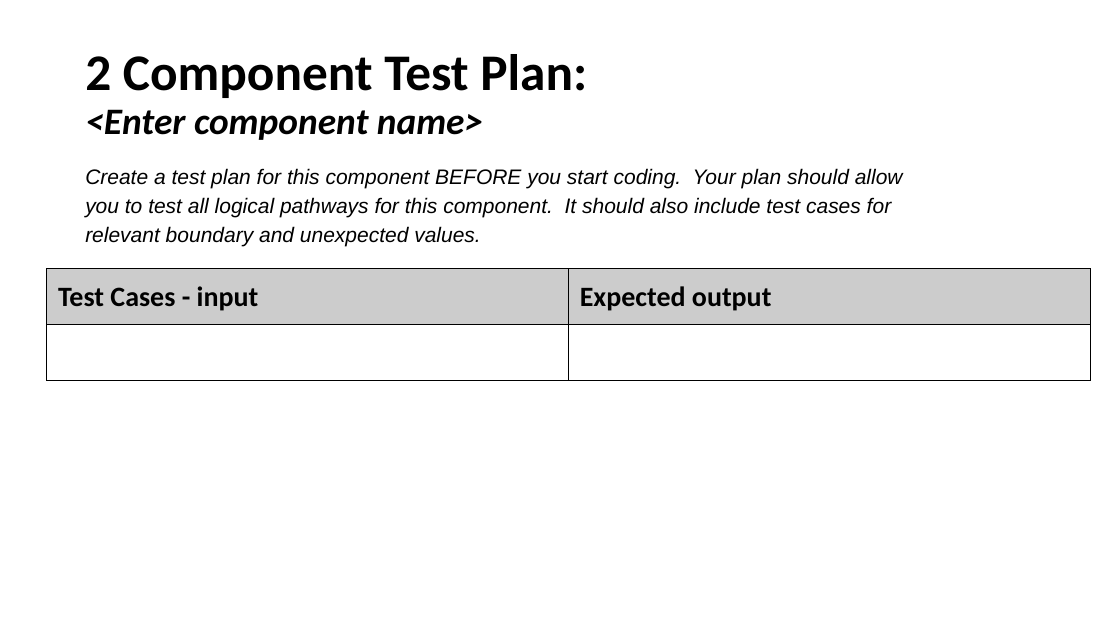
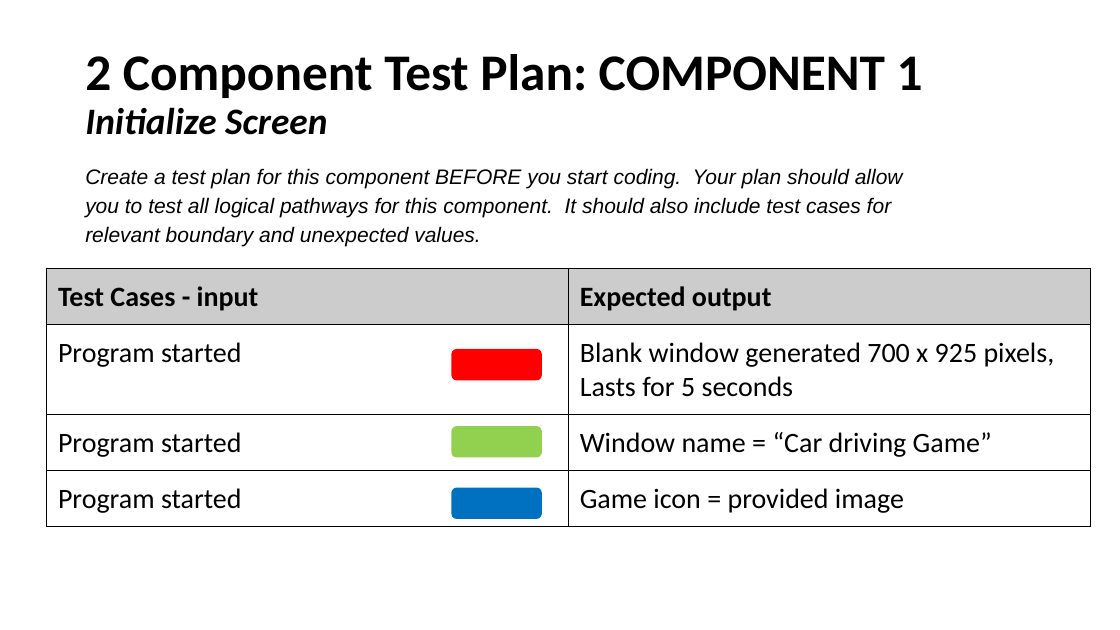
Before and after one commit to SmitieC/Assessment, a slide deck: slide 14 of 3.7 and 3.8 Documentation Template (1).pptx (slide 12 before the commit). Drawn at 1120x630 pixels with LibreOffice and Linux fonts; fonts in the diff are those of the drawing. Boxes give left, top, right and bottom in pixels: in the first picture for what was removed or moved away, otherwise in the second. Text is boxed around its words. In the diff, an @@ line names an element or a change of style, - is before the commit and + after.

```diff
--- a/3.7 and 3.8 Documentation Template (1).pptx
+++ b/3.7 and 3.8 Documentation Template (1).pptx
@@ title at [85, 54, 923, 135]: text changed; size 32 to 44 pt; italic off @@
-2 Component Test Plan:
-<Enter component name>
+2 Component Test Plan: COMPONENT 1
+Initialize Screen
@@ table at [47, 269, 1091, 527] @@
-row 2:  | 
+row 2: Program started | Blank window generated 700 x 925 pixels, / Lasts for 5 seconds
+row 3: Program started | Window name = “Car driving Game”
+row 4: Program started | Game icon = provided image
@@ rounded rectangle added at [451, 349, 542, 380], fill #FF0000 @@
@@ rounded rectangle added at [451, 426, 542, 457], fill #92D050 @@
@@ rounded rectangle added at [451, 487, 542, 518], fill #0070C0 @@
```
Also in this commit, not shown: 9 other slides changed, 23 slides added, 8 other files.
